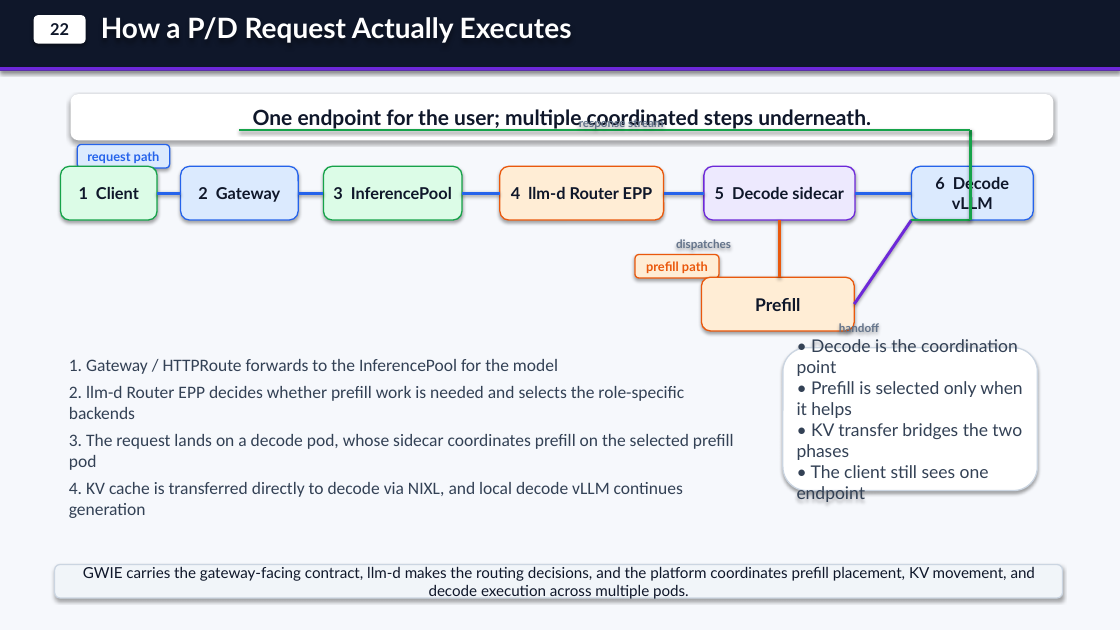
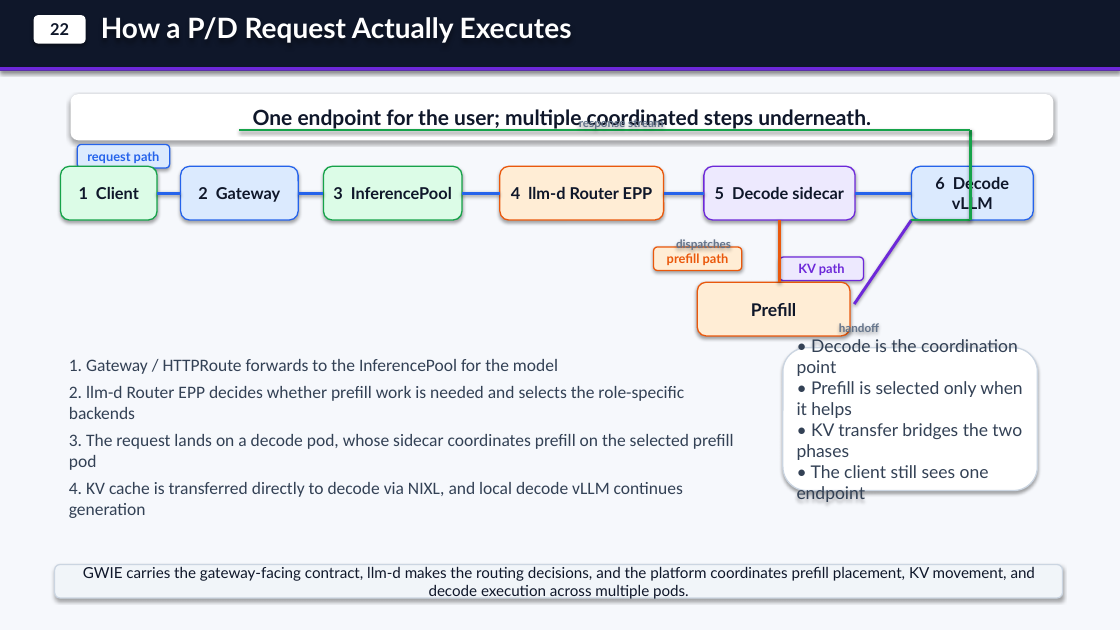
Before and after one commit to andyzhangx/demo, a slide deck: slide 7 of llm/kaito-llm-d-pd-slides.pptx. Drawn at 1120x630 pixels with LibreOffice and Linux fonts; fonts in the diff are those of the drawing. Boxes give left, top, right and bottom in pixels: in the first picture for what was removed or moved away, otherwise in the second. Text is boxed around its words. In the diff, an @@ line names an element or a change of style, - is before the commit and + after.

Commit message:
docs: tighten pd deck layout and connectors

```diff
--- a/llm/kaito-llm-d-pd-slides.pptx
+++ b/llm/kaito-llm-d-pd-slides.pptx
@@ line moved from (780, 220) - (780, 277) to (780, 220) - (780, 282) @@
@@ rounded rectangle "prefill path": place and size @@
-rounded rectangle "prefill path" at [635, 255, 719, 278]
+rounded rectangle "prefill path" at [654, 247, 742, 271]
@@ rounded rectangle "KV path": place and size @@
-rounded rectangle "KV path" at [755, 279, 839, 302]
+rounded rectangle "KV path" at [780, 257, 864, 281]
@@ rounded rectangle "Prefill": place and size @@
-rounded rectangle "Prefill" at [702, 277, 854, 331]
+rounded rectangle "Prefill" at [697, 282, 850, 336]
```
Also in this commit, not shown: 1 other slide changed, 1 other file.
